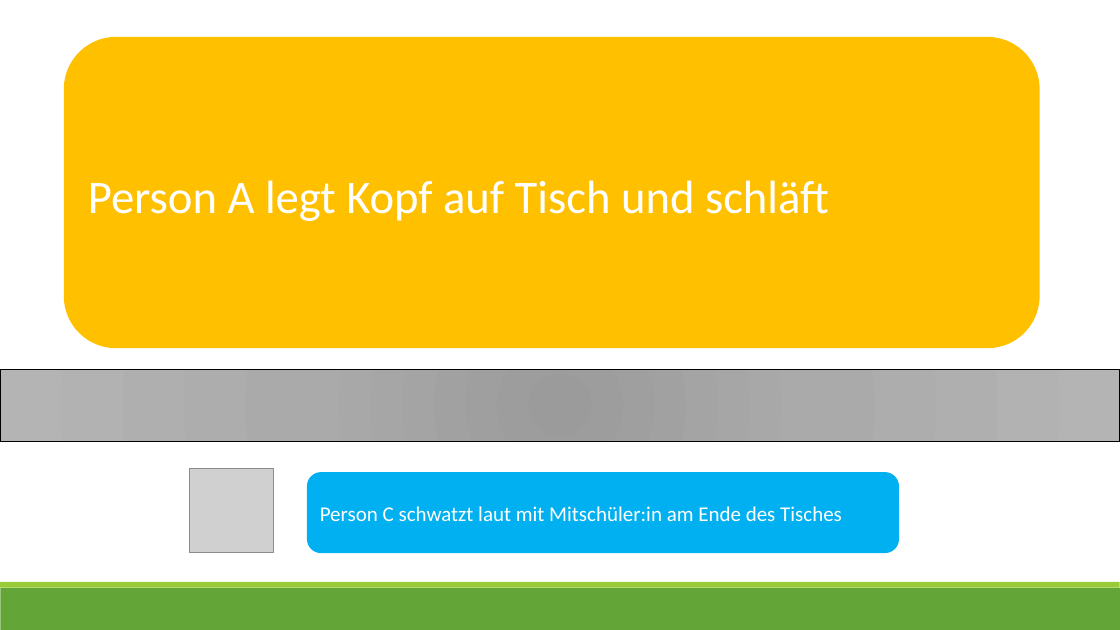
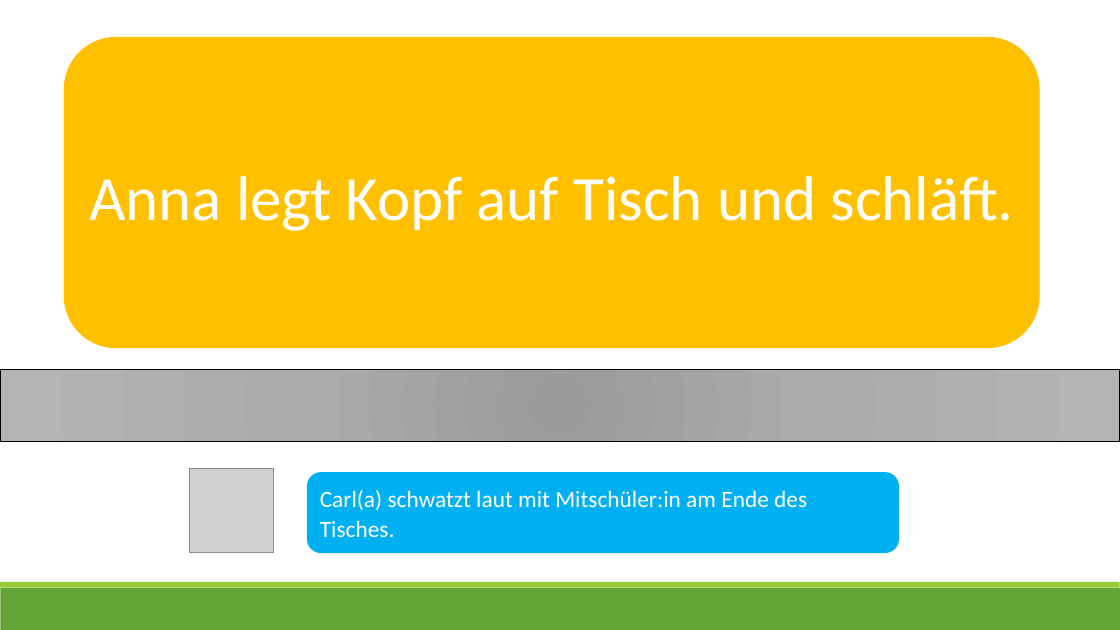
Before and after one commit to ginaamri/Mandy-PhD, a slide deck: slide 21 of studies/Laborstudie ProVisioNET/Scripts/8_script_provisionet_AL.pptx. Drawn at 1120x630 pixels with LibreOffice and Linux fonts; fonts in the diff are those of the drawing; grey boxes stand for pictures. Boxes give left, top, right and bottom in pixels: in the first picture for what was removed or moved away, otherwise in the second. Text is boxed around its words. In the diff, an @@ line names an element or a change of style, - is before the commit and + after.

```diff
--- a/studies/Laborstudie ProVisioNET/Scripts/8_script_provisionet_AL.pptx
+++ b/studies/Laborstudie ProVisioNET/Scripts/8_script_provisionet_AL.pptx
@@ text in rounded rectangle at (89,176,1014,231): text changed; size 40 to 54 pt @@
-Person A legt Kopf auf Tisch und schläft
+Anna legt Kopf auf Tisch und schläft.
@@ text in rounded rectangle at (320,490,807,537): text changed; size 18 to 20 pt @@
-Person C schwatzt laut mit Mitschüler:in am Ende des Tisches
+Carl(a) schwatzt laut mit Mitschüler:in am Ende des Tisches.
```
Also in this commit, not shown: 18 other slides changed, 8 other files.
